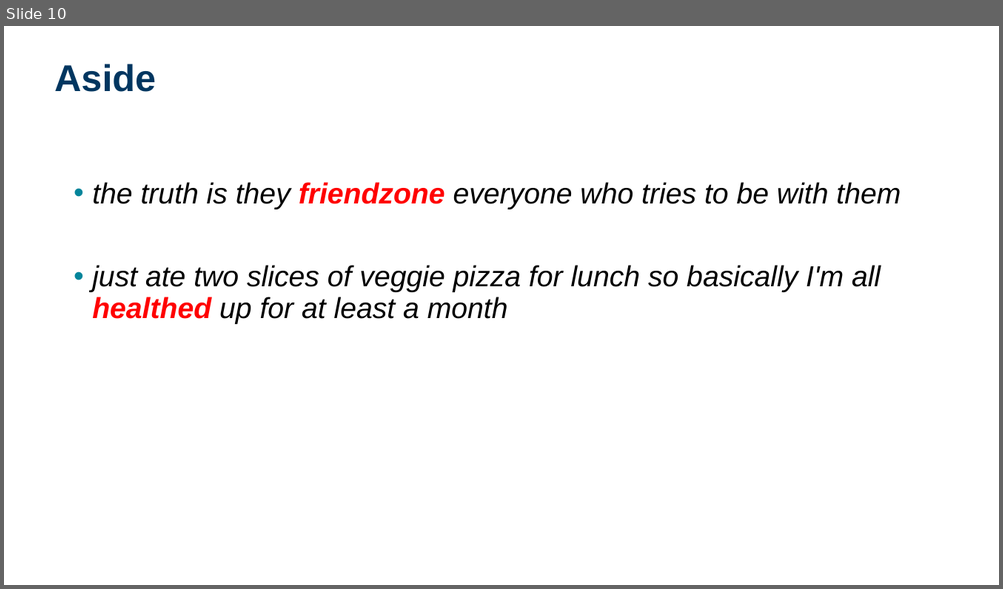
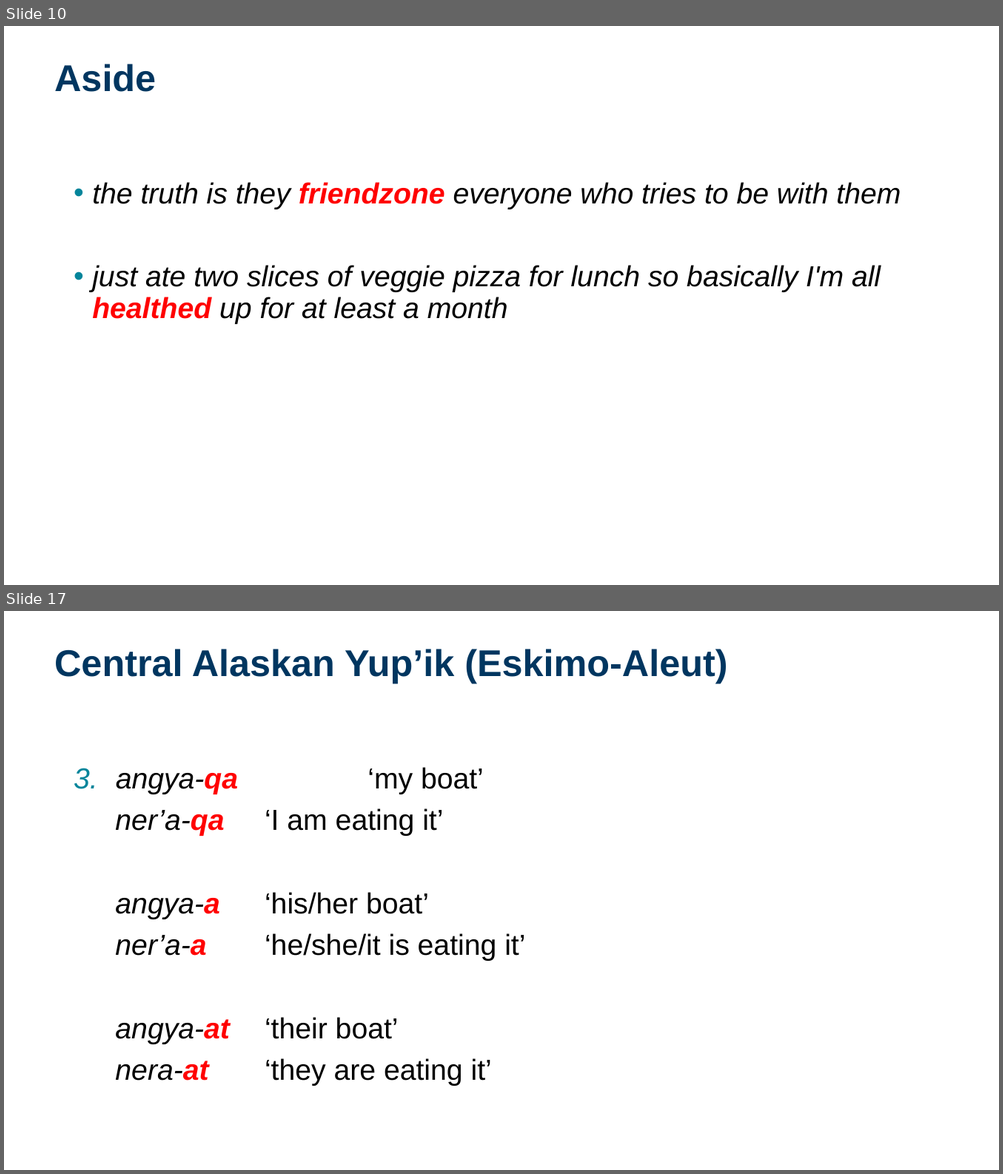
Before and after one commit to dwhieb/dissertation, a slide deck: presentations/Hieber. 2019. Lexical flexibility in English.pptx. Shown one above the other, each under a label of ours: slide 10 before the commit, slides 10 and 17 after it; the slides between them are not shown. The pictures are 1003x589 and 1003x1174 pixels, drawn with LibreOffice and Linux fonts; fonts in the diff are those of the drawing; background and template pictures are left out. Boxes give left, top, right and bottom in pixels: in the first picture for what was removed or moved away, otherwise in the second. Text is boxed around its words. In the diff, an @@ line names an element or a change of style, - is before the commit and + after.

```diff
--- a/presentations/Hieber. 2019. Lexical flexibility in English.pptx
+++ b/presentations/Hieber. 2019. Lexical flexibility in English.pptx
@@ slide 17 added at (4,611,999,1170), background #FFFFFF @@
@@ title added at (54,649,727,684), 36 pt, text #003660, bold @@
+Central Alaskan Yup’ik (Eskimo-Aleut)
@@ text added at (115,767,525,1086), 28 pt, text #000000 @@
+3. angya-qa ‘my boat’
+ner’a-qa ‘I am eating it’
+angya-a ‘his/her boat’
+ner’a-a ‘he/she/it is eating it’
+angya-at ‘their boat’
+nera-at ‘they are eating it’
```
Also in this commit, not shown: 42 other slides added, 1 other file.
